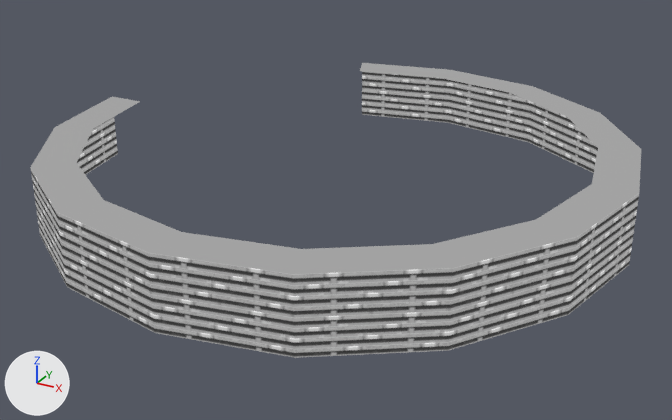
An edit to the glTF model assets/stages/city_e/market/wall_extension.glb, drawn before and after from the same camera.
Before and after are seen from a camera (50 mm lens) standing at (155.0, -283.0, 136.0) and looking at (2.0, -6.0, -2.0). Arrows for +X, +Y and +Z are at lower left; the lights stay in place. The picture after the commit comes second. Vertices at exactly the same position are counted once.

Objects in the first picture: 'WallExtension'.
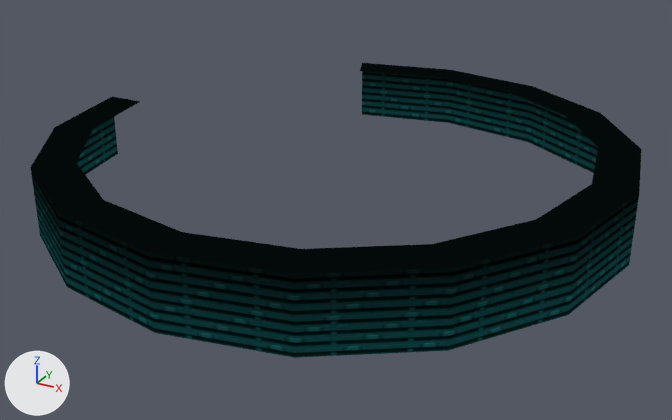
Patch to the scene script:
```diff
--- a/assets/stages/city_e/market/wall_extension.glb.py
+++ b/assets/stages/city_e/market/wall_extension.glb.py
@@ mat_wallext @@
 mat_wallext = bpy.data.materials.new('WallExt')
-# nodes: BsdfPrincipled, OutputMaterial, TexImage
-# colours: black #000000
+# nodes: BsdfTransparent, Emission, LightPath, Math x3, Mix, MixShader x2, OutputMaterial, TexImage, VertexColor
 # uses the picture img_s00_0_wall03
@@ me_wallextension @@
 me_wallextension.from_pydata(...)  # 42 vertices, 52 faces; spans x -108.0..108.0, y -108.0..108.0, z -2.0..24.0
 # used by ob_wallextension; location = (0.0, 0.0, 0.0)
+# me_wallextension part 1: vertex colours changed
 me_wallextension.materials.append(mat_wallext)
```

Pixel boxes [x1, y1, x2, y2] of what changed, in the pictures (672 x 420 px):
'WallExtension', recoloured (darker)
    both: [30, 63, 641, 358]
